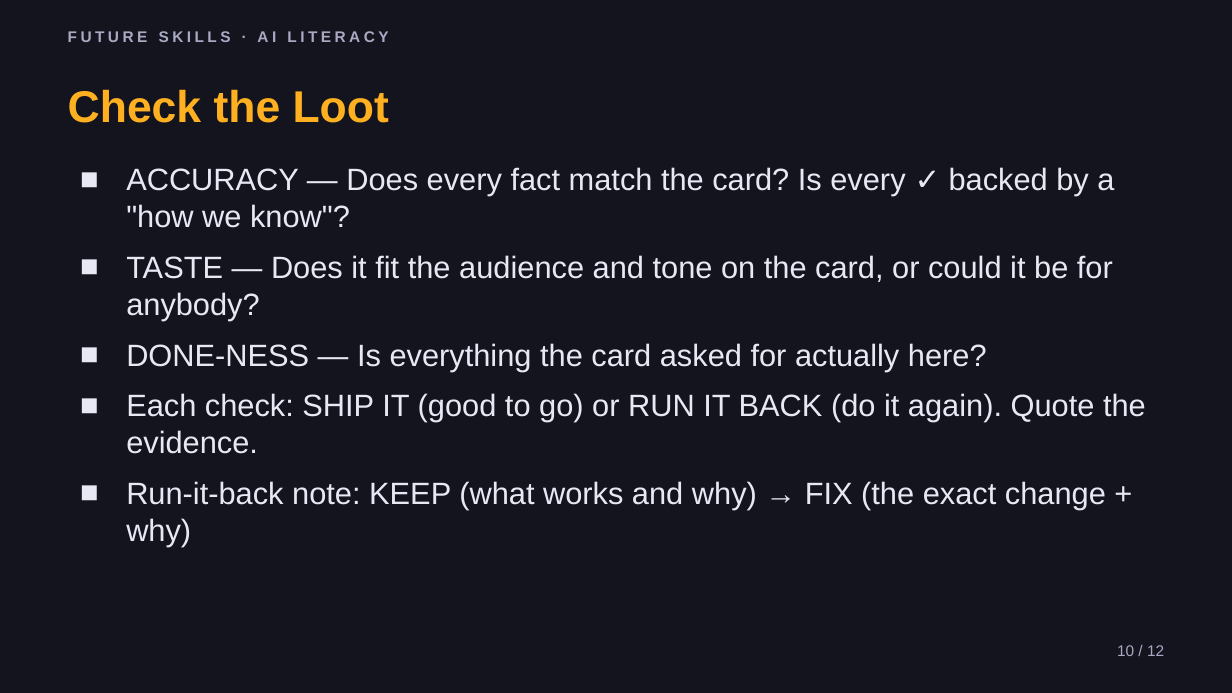
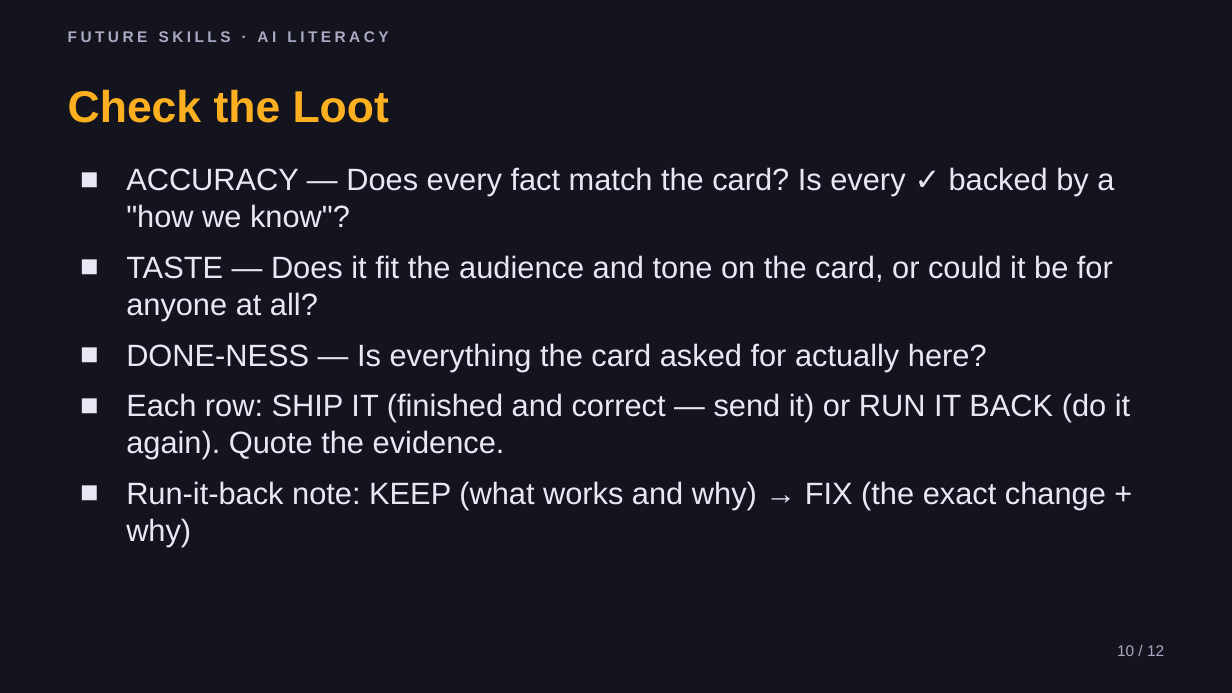
Before and after one commit to phiunit/tptphi, a slide deck: slide 10 of products/ai-agent-intern/dist/Lead Your AI Squad - Slides.pptx. Drawn at 1232x693 pixels with LibreOffice and Linux fonts; fonts in the diff are those of the drawing. Boxes give left, top, right and bottom in pixels: in the first picture for what was removed or moved away, otherwise in the second. Text is boxed around its words. In the diff, an @@ line names an element or a change of style, - is before the commit and + after.

```diff
--- a/products/ai-agent-intern/dist/Lead Your AI Squad - Slides.pptx
+++ b/products/ai-agent-intern/dist/Lead Your AI Squad - Slides.pptx
@@ text at (x1=126, y1=255, x2=1113, y2=321): text changed @@
-■ TASTE — Does it fit the audience and tone on the card, or could it be for anybody?
+■ TASTE — Does it fit the audience and tone on the card, or could it be for anyone at all?
@@ text at (x1=126, y1=393, x2=1130, y2=459): text changed @@
-■ Each check: SHIP IT (good to go) or RUN IT BACK (do it again). Quote the evidence.
+■ Each row: SHIP IT (finished and correct — send it) or RUN IT BACK (do it again). Quote the evidence.
```
Also in this commit, not shown: 6 other slides changed, 54 other files.
